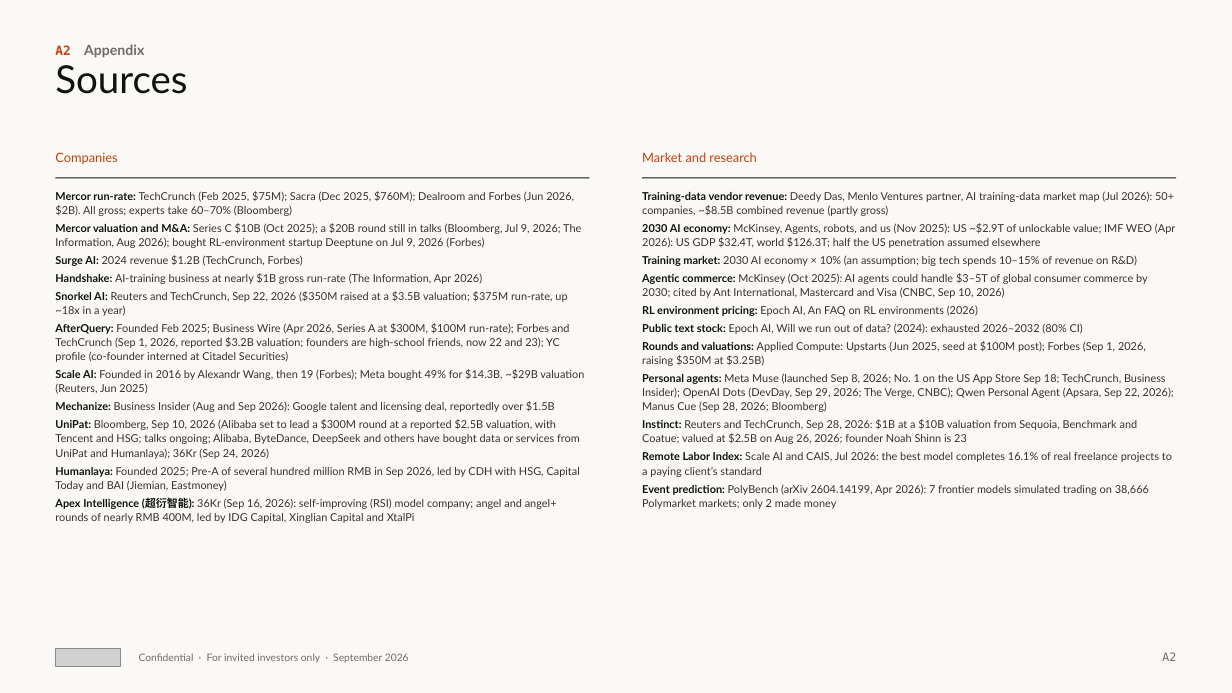
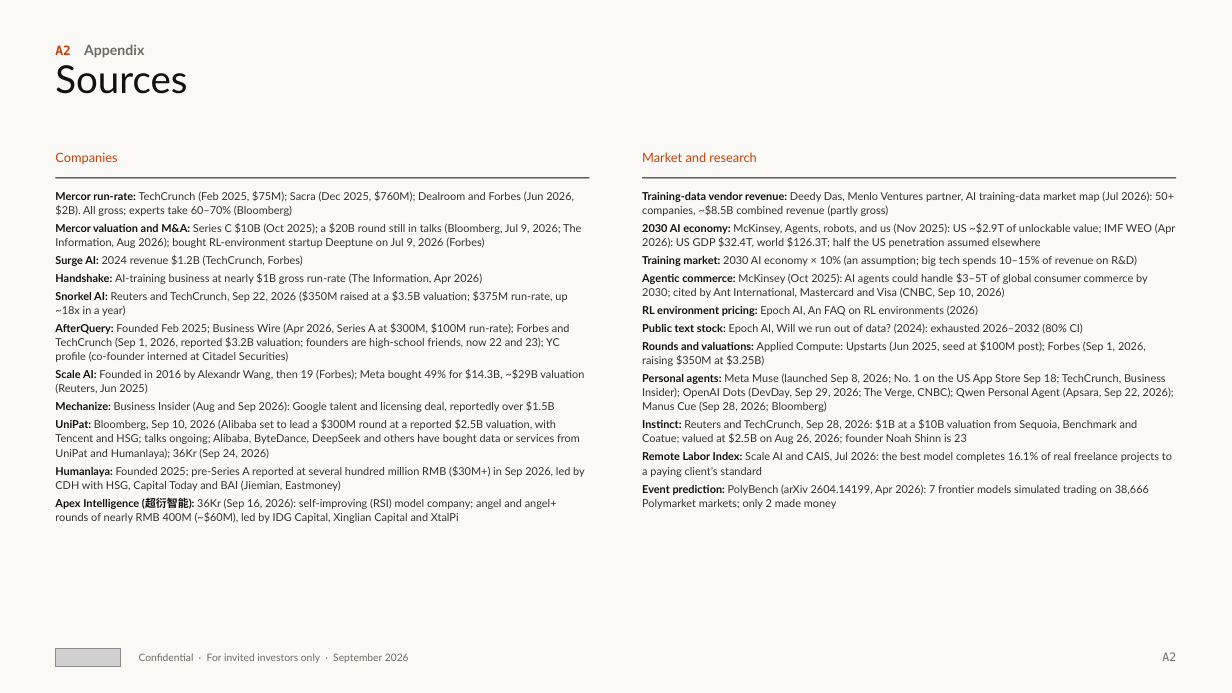
Before and after one commit to wangchen0802/Delta1, a slide deck: slide 22 of SimReal-BP-v29-EN.pptx. Drawn at 1232x693 pixels with LibreOffice and Linux fonts; fonts in the diff are those of the drawing; grey boxes stand for pictures. Boxes give left, top, right and bottom in pixels: in the first picture for what was removed or moved away, otherwise in the second. Text is boxed around its words. In the diff, an @@ line names an element or a change of style, - is before the commit and + after.

```diff
--- a/SimReal-BP-v29-EN.pptx
+++ b/SimReal-BP-v29-EN.pptx
@@ text at (55,466,585,523): text changed @@
-Humanlaya: Founded 2025; Pre-A of several hundred million RMB in Sep 2026, led by CDH with HSG, Capital Today and BAI (Jiemian, Eastmoney)
-Apex Intelligence (超衍智能): 36Kr (Sep 16, 2026): self-improving (RSI) model company; angel and angel+ rounds of nearly RMB 400M, led by IDG Capital, Xinglian Capital and XtalPi
+Humanlaya: Founded 2025; pre-Series A reported at several hundred million RMB ($30M+) in Sep 2026, led by CDH with HSG, Capital Today and BAI (Jiemian, Eastmoney)
+Apex Intelligence (超衍智能): 36Kr (Sep 16, 2026): self-improving (RSI) model company; angel and angel+ rounds of nearly RMB 400M (~$60M), led by IDG Capital, Xinglian Capital and XtalPi
```
Also in this commit, not shown: 6 other slides changed, 7 other files.
